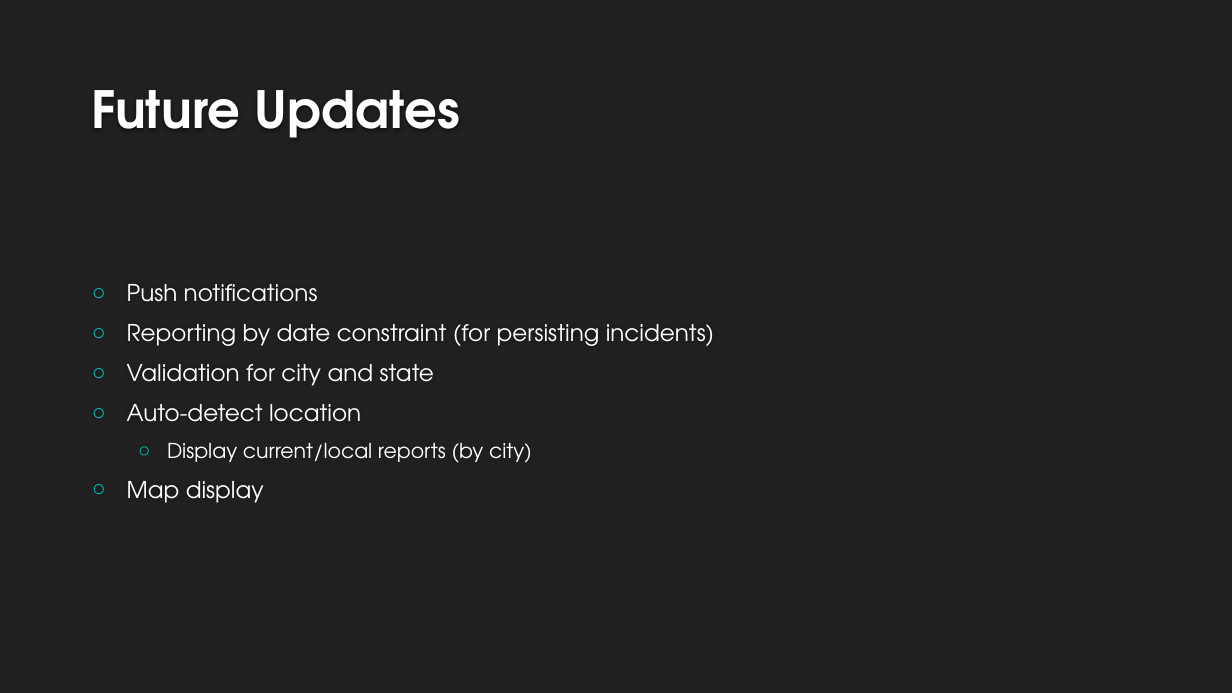
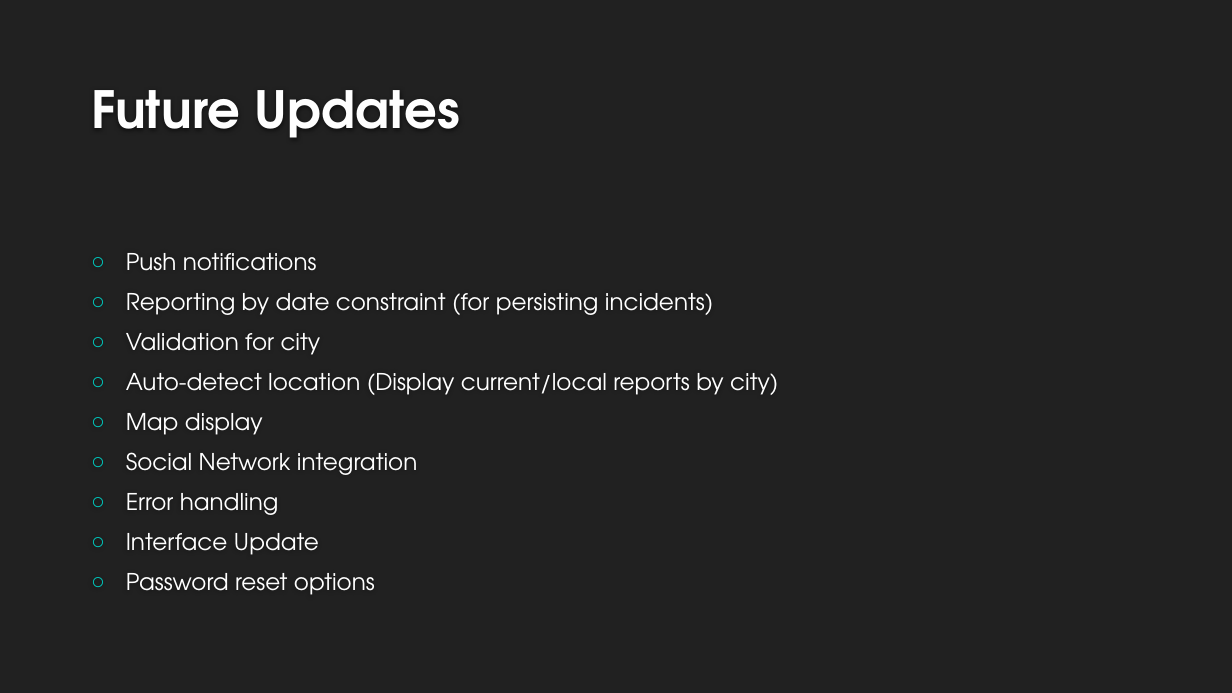
Before and after one commit to nevermindthelabel/project2, a slide deck: slide 8 of Presentation/TrafficMon Presentation.pptx. Drawn at 1232x693 pixels with LibreOffice and Linux fonts; fonts in the diff are those of the drawing; background and template pictures are left out. Boxes give left, top, right and bottom in pixels: in the first picture for what was removed or moved away, otherwise in the second. Text is boxed around its words. In the diff, an @@ line names an element or a change of style, - is before the commit and + after.

```diff
--- a/Presentation/TrafficMon Presentation.pptx
+++ b/Presentation/TrafficMon Presentation.pptx
@@ text "Push notifications": place and size @@
-text "Push notifications" at box(127, 284, 714, 503)
+text "Push notifications" at box(126, 293, 778, 595)
@@ text at box(126, 333, 778, 395): text changed @@
-○ Validation for city and state
-○ Auto-detect location
-  ○ Display current/local reports (by city)
+○ Validation for city
+○ Auto-detect location (Display current/local reports by city)
@@ text at box(126, 452, 418, 595): paragraphs added @@
+○ Social Network integration
+○ Error handling
+○ Interface Update
+○ Password reset options
```
Also in this commit, not shown: 4 other slides changed.
